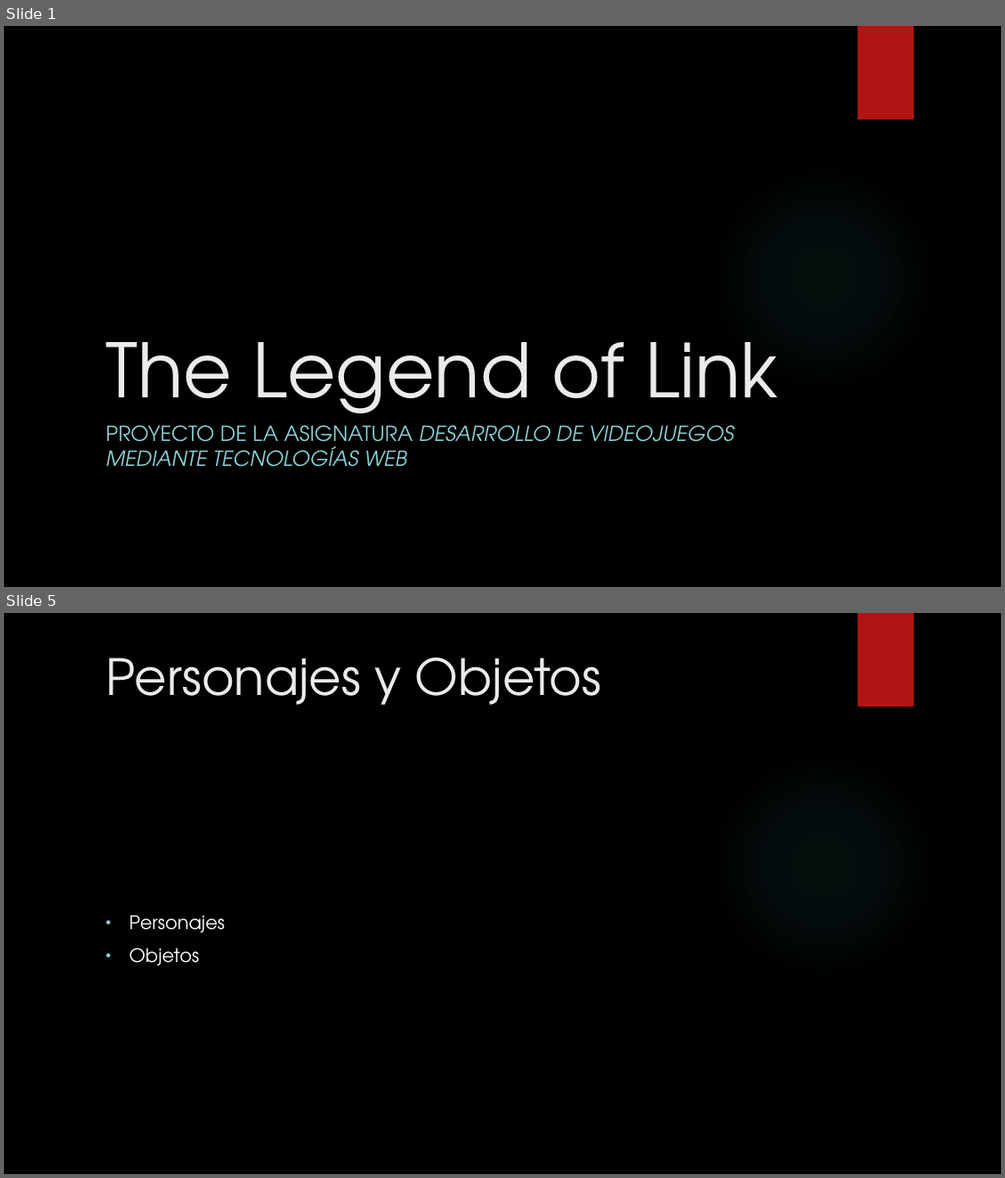
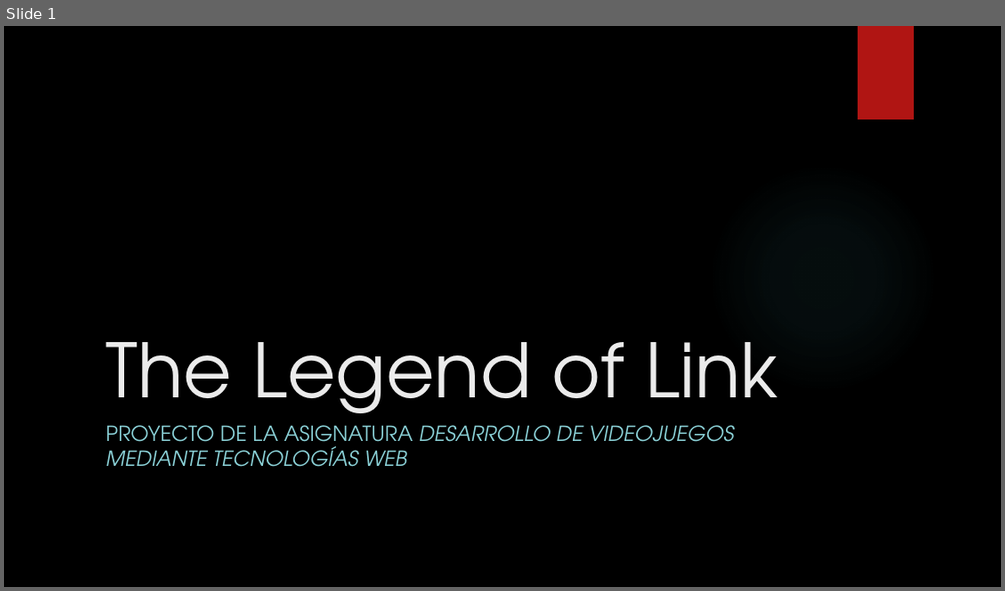
Before and after one commit to Athoka/Link, a slide deck: Presentacion/The Legend of Link.pptx. Shown one above the other, each under a label of ours: slides 1 and 5 before the commit, slide 1 after it; the slides between them are not shown. The pictures are 1005x1178 and 1005x591 pixels, drawn with LibreOffice and Linux fonts; fonts in the diff are those of the drawing; background and template pictures are left out. Boxes give left, top, right and bottom in pixels: in the first picture for what was removed or moved away, otherwise in the second. Text is boxed around its words. In the diff, an @@ line names an element or a change of style, - is before the commit and + after.

```diff
--- a/Presentacion/The Legend of Link.pptx
+++ b/Presentacion/The Legend of Link.pptx
@@ slide 5 removed at [4, 613, 1001, 1174], background picture (left out); not listed: 2 template elements that a slide beside it also shows @@
@@ title removed at [105, 657, 601, 705] @@
-Personajes y Objetos
@@ text removed at [129, 915, 225, 965] @@
-• Personajes
-• Objetos
```
Also in this commit, not shown: 10 slides changed, 1 slide added, 2 other slides removed.
